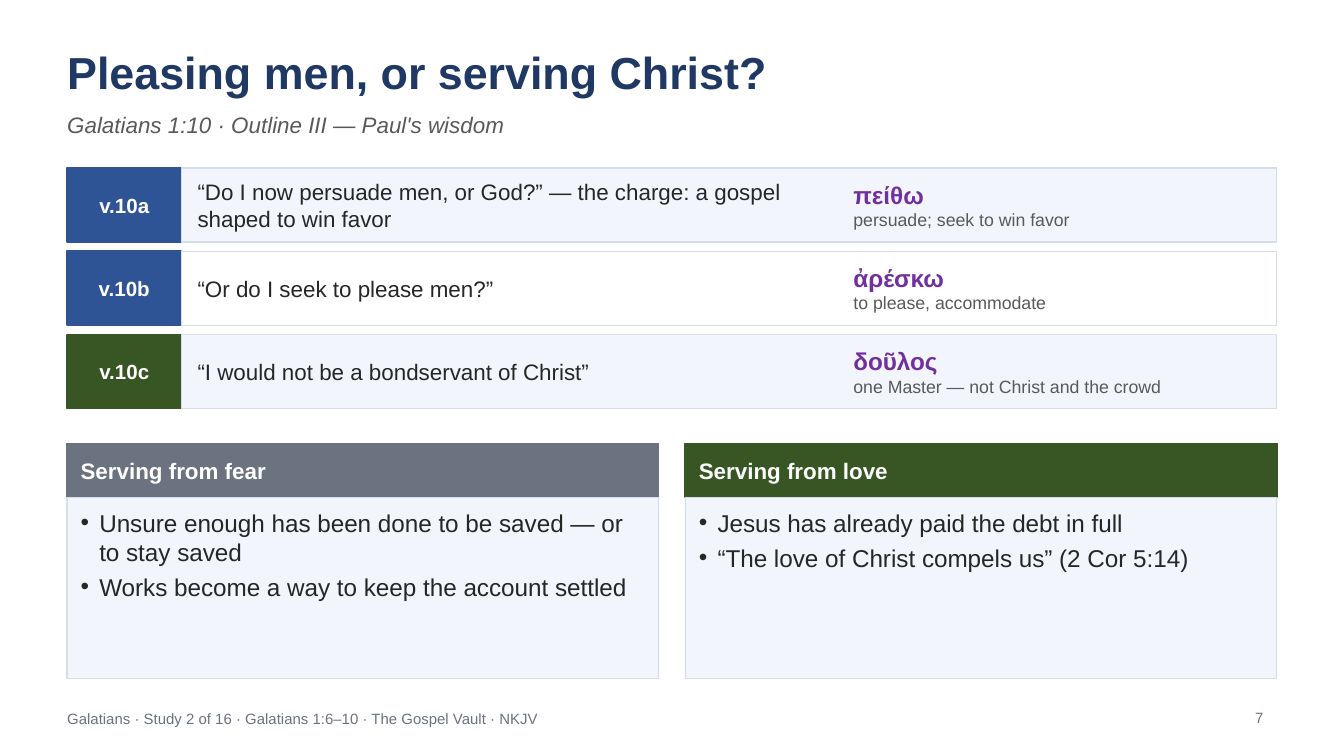
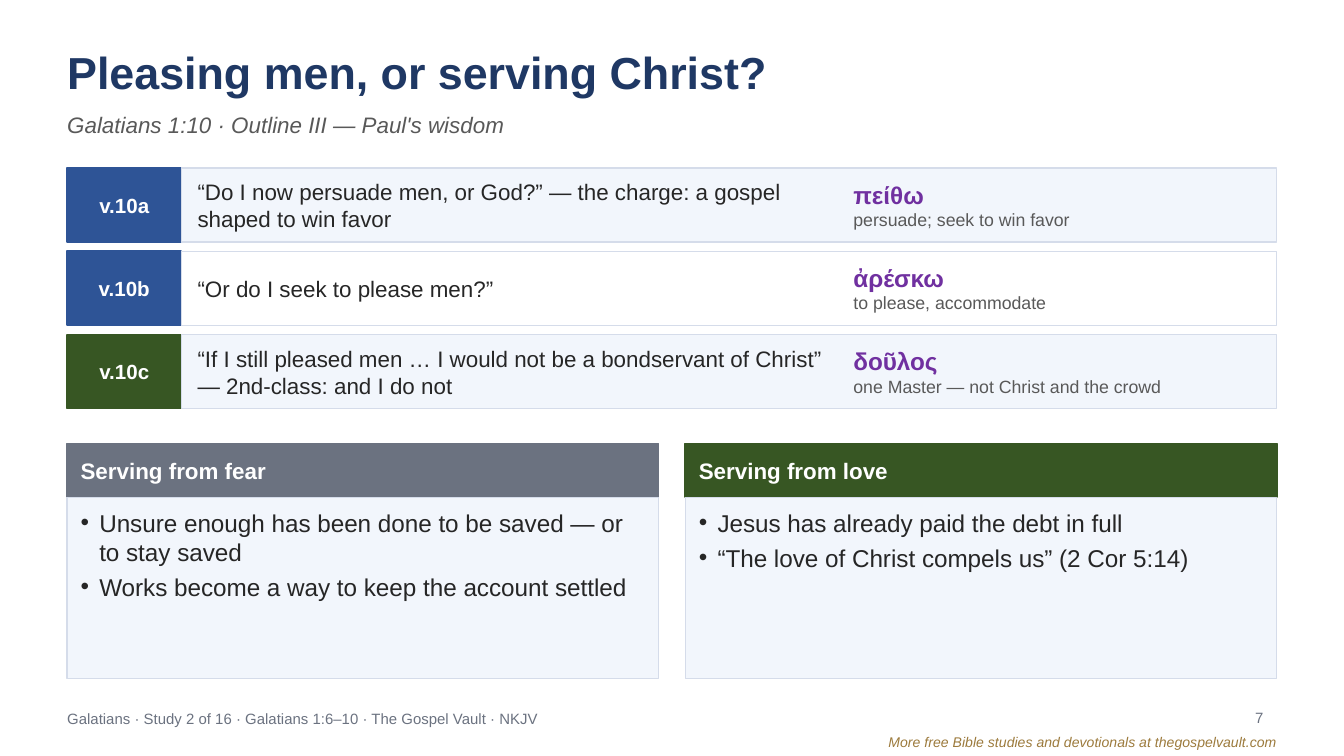
Before and after one commit to TheRooster07/TheGospelVault, a slide deck: slide 7 of bible-studies/galatians/charts/galatians-charts-study-02.pptx. Drawn at 1344x756 pixels with LibreOffice and Linux fonts; fonts in the diff are those of the drawing. Boxes give left, top, right and bottom in pixels: in the first picture for what was removed or moved away, otherwise in the second. Text is boxed around its words. In the diff, an @@ line names an element or a change of style, - is before the commit and + after.

```diff
--- a/bible-studies/galatians/charts/galatians-charts-study-02.pptx
+++ b/bible-studies/galatians/charts/galatians-charts-study-02.pptx
@@ text at bbox=[198, 350, 821, 395]: text changed @@
-“I would not be a bondservant of Christ”
+“If I still pleased men … I would not be a bondservant of Christ” — 2nd-class: and I do not
@@ text added at bbox=[888, 737, 1276, 750], 7.5 pt, text #9C7A3C, italic @@
+More free Bible studies and devotionals at thegospelvault.com
```
Also in this commit, not shown: 7 other slides changed, 8 other files.
